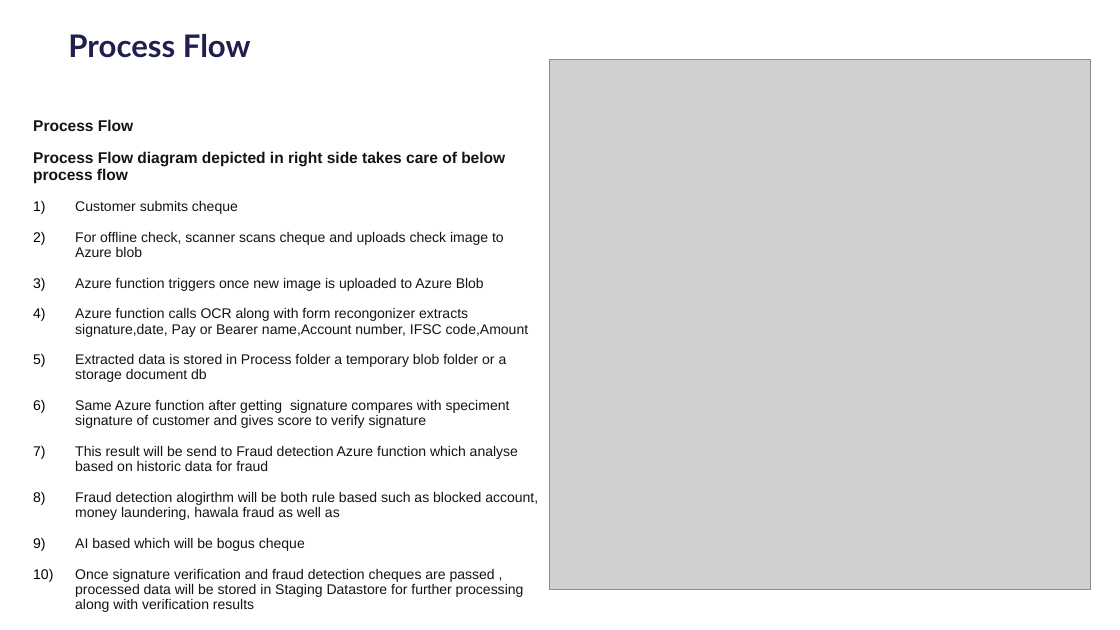
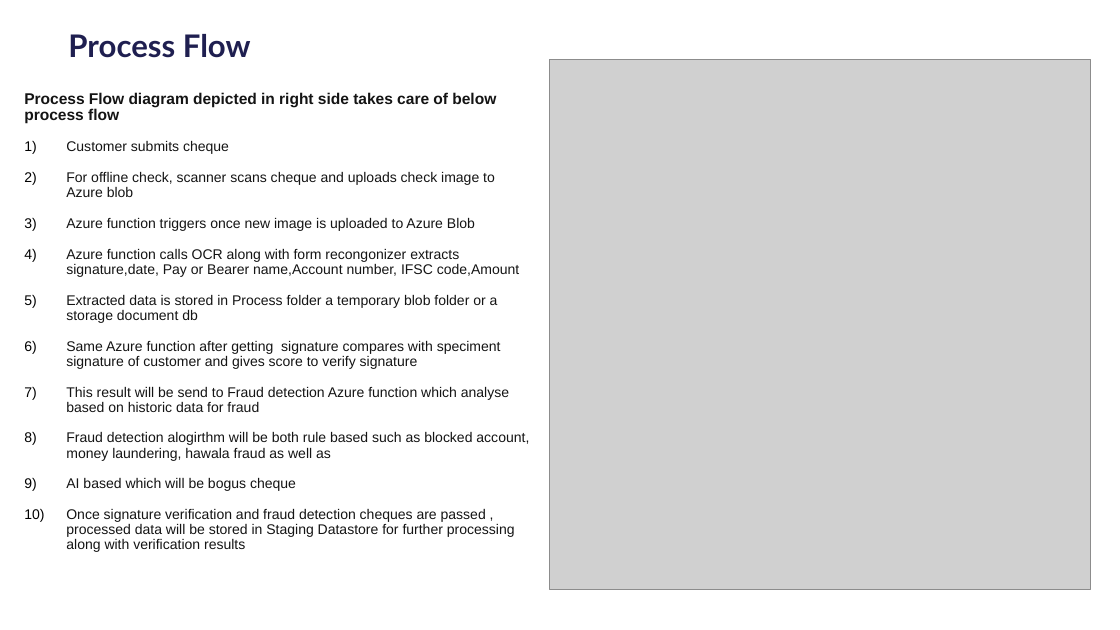
Before and after one commit to siva-tcs/TG-Auto-check, a slide deck: slide 6 of bob_automatedcheck_3GuysFromEdinburgh.pptx. Drawn at 1120x630 pixels with LibreOffice and Linux fonts; fonts in the diff are those of the drawing; grey boxes stand for pictures; background and template pictures are left out. Boxes give left, top, right and bottom in pixels: in the first picture for what was removed or moved away, otherwise in the second. Text is boxed around its words. In the diff, an @@ line names an element or a change of style, - is before the commit and + after.

```diff
--- a/bob_automatedcheck_3GuysFromEdinburgh.pptx
+++ b/bob_automatedcheck_3GuysFromEdinburgh.pptx
@@ text "Process Flow diagram depicted in ...": place and size @@
-text "Process Flow diagram depicted in ..." at <box>33,119,538,597</box>
+text "Process Flow diagram depicted in ..." at <box>24,92,529,552</box>
@@ text at <box>33,119,133,131</box>: paragraph removed @@
-Process Flow
```
Also in this commit, not shown: 3 other slides changed.
